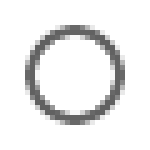
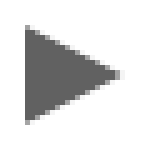
Layered file, before and after one edit (150×150). Changes by layer:
added layer "Livello #1" above "Livello" over (25, 25, 125, 125)
hid "Livello" over (35, 35, 115, 115)
hid "Sfondo" over (25, 25, 125, 125)
